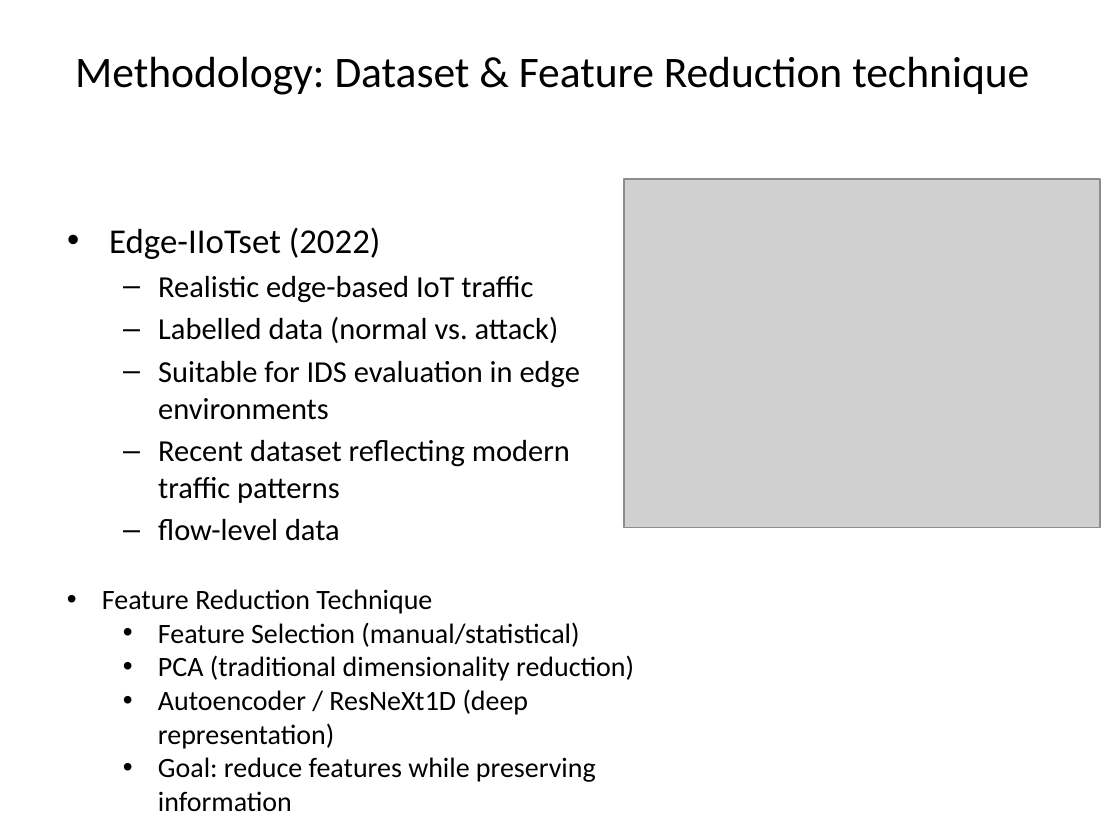
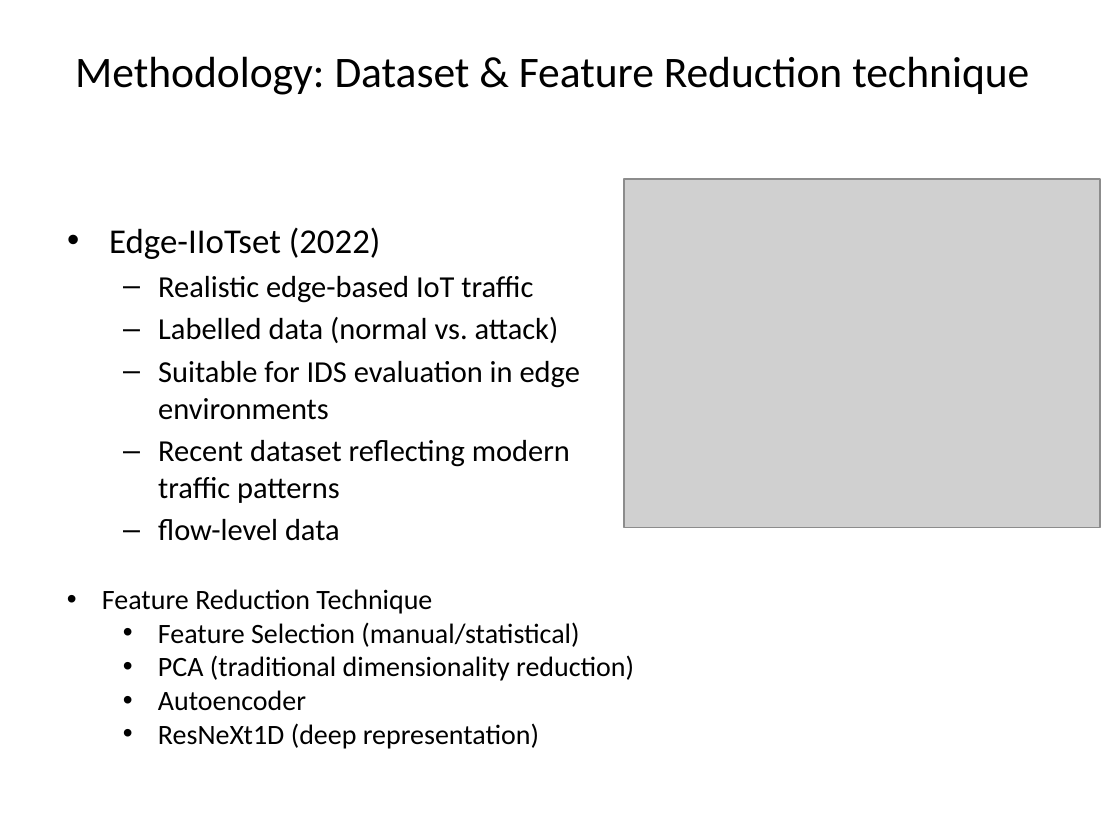
Before and after one commit to YMa10-ACS/Edge-IDS-Framework, a slide deck: slide 7 of Presentation/IoMT_IDS_Presentation.pptx. Drawn at 1120x840 pixels with LibreOffice and Linux fonts; fonts in the diff are those of the drawing; grey boxes stand for pictures. Boxes give left, top, right and bottom in pixels: in the first picture for what was removed or moved away, otherwise in the second. Text is boxed around its words. In the diff, an @@ line names an element or a change of style, - is before the commit and + after.

```diff
--- a/Presentation/IoMT_IDS_Presentation.pptx
+++ b/Presentation/IoMT_IDS_Presentation.pptx
@@ text at <box>158,690,539,749</box>: text changed @@
-  • Autoencoder / ResNeXt1D (deep representation)
-  • Goal: reduce features while preserving information
+  • Autoencoder
+  • ResNeXt1D (deep representation)
```
Also in this commit, not shown: 2 other slides changed, 2 slides added, 9 other files.
